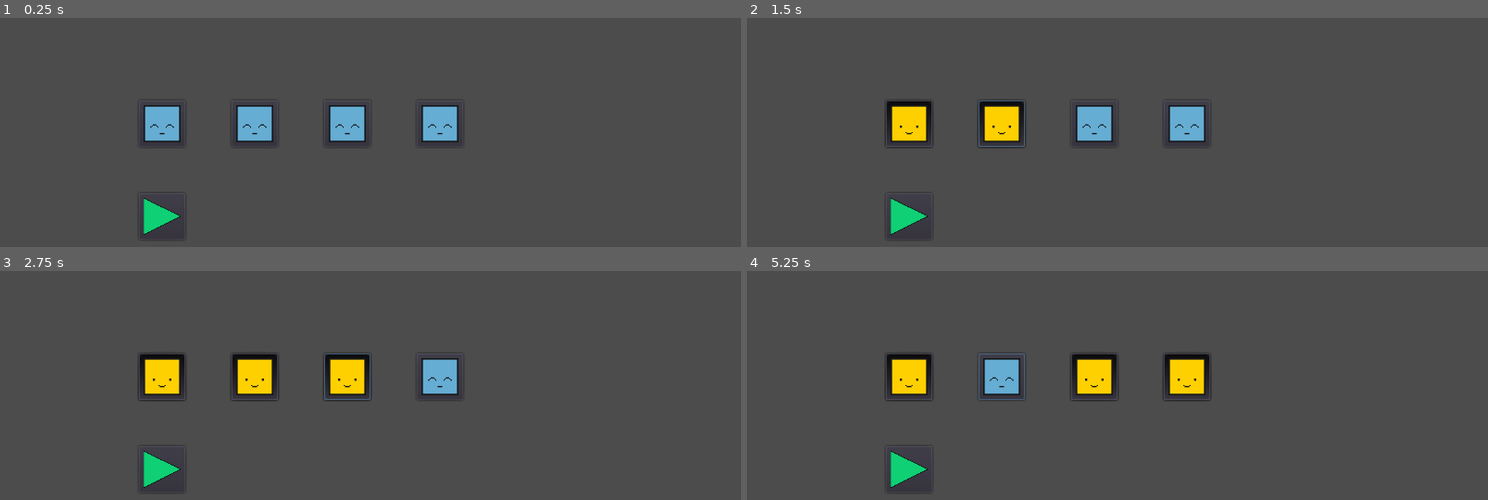
Above: before the commit, frames 1-4 (two rows, left to right).
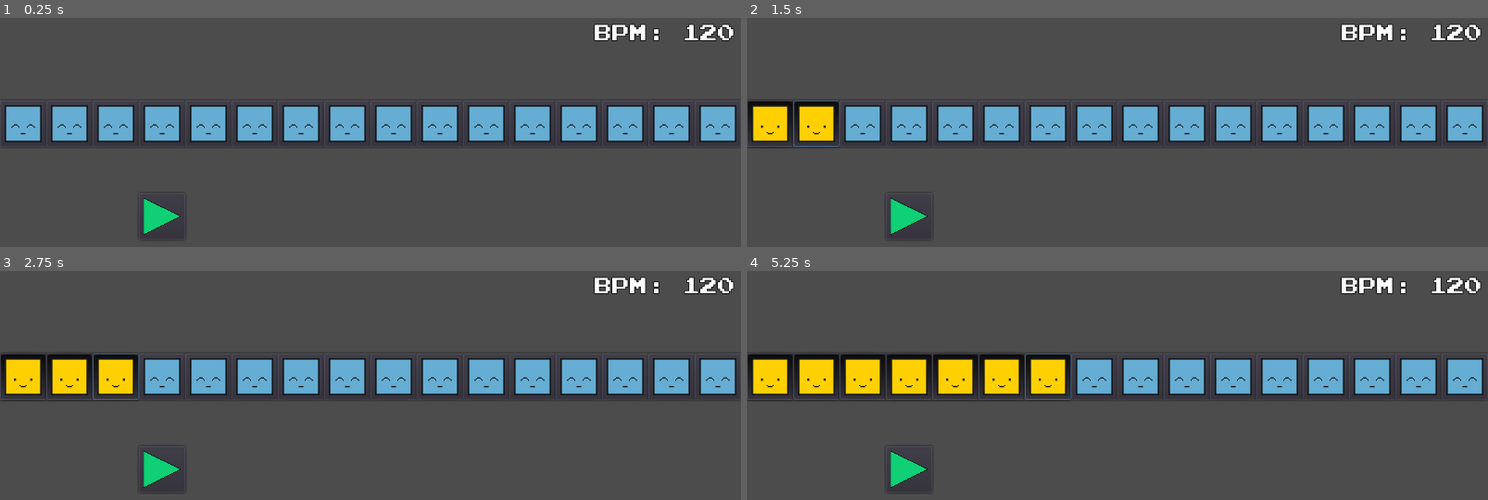
Above: after the commit, the same moments.

Repository: asperkraken/Noisysaurus
Game: Godot game, scene res://objects/MainSystem.tscn
The game is run twice, just before and just after one commit, with the same random seed, the same clock (stepped at 60 frames per second) and the same inputs. The project has no main scene, so this scene is started directly. Sound files missing from this copy of the repository are replaced by a short silence.
Inputs (mouse positions are in pixels of both pictures, inside the frame that each line leads up to; where the layout moved, square brackets give the same spot in the first picture):
- Up to frame 1 (0.25 s): no input
- Up to frame 2 (1.5 s): click (769, 123) [910, 123] at 0.5 s; click (813, 123) [998, 123] at 1.25 s
- Up to frame 3 (2.75 s): click (118, 376) [348, 376] at 2 s
- Up to frame 4 (5.25 s): click (910, 376) [1184, 376] at 2.75 s; click (954, 376) at 3.52 s; click (998, 376) at 4.27 s; click (1050, 376) at 5.02 s

The runs differ from the first frame. In frame 1, 11% of the frame differs, in the area x 0-100%, y 2-56%; in frame 2, 14%; in frame 3, 15%; in frame 4, 16%, in the area x 0-100%, y 2-57%.

Commit message:
UI elements updated
-Added highlight cursors for current steps
-Coded for steps to control highlighters

Diff:
--- a/objects/MainSystem.gd
+++ b/objects/MainSystem.gd
@@ -1,79 +1,127 @@
 extends Control
 
+## make sure bpm is float so errors
+export var _bpm : float = 120.0
+## clock reference bpm
+var _clock = _bpm
+## math for clock time
+var _realTime = (30/_clock)
+var _note = float(_realTime)
 
-export var _bpm : int = 120
-var _clock = _bpm
-var _realTime = _clock/60000
-var _note = _realTime/16
-
+## sequencing logic
 var _isPlaying = false
 var _sequenceState = 0
 var _track1steps = []
 
-
-func _ready():
-	_clockUpdate()
-	_track1steps = [$Step0,$Step1,$Step2,$Step3]
+## ui element pointer
+var _pastCursor
 
 
-
-func _clockUpdate():
-	_clock = _bpm
-	_realTime = _clock/60000
-	_note = _realTime/16
+func _ready(): ## fill array with steps of track
+	_track1steps = get_tree().get_nodes_in_group("track1")
 
 
-func _sequencer():
-	_clockUpdate()
+func _clocking(): ## function to update clocking in real time
+	_clock = _bpm
+	_realTime = (30/_clock)
+	_note = float(_realTime)
+
+	$BpmLabel.set_text("BPM: "+str(_bpm))
+
+
+func _sequencer(): ## state machine for sequencer
 	$MasterClock.start(_note)
 
-
 	match _sequenceState:
-		0:
+		0: ## error handling for end step
+			if _isPlaying and $Step15._isTrig:
+				$Step15._hasTriggered = true
+			_trigger($Step0)
+		1: ## error handling for end step
+			if _isPlaying and $Step15._isTrig:
+				$Step15._hasTriggered = false
+			_trigger($Step1)
+		2:
+			_trigger($Step2)
+		3:
+			_trigger($Step3)
+		4:
+			_trigger($Step4)
+		5:
+			_trigger($Step5)
+		6:
+			_trigger($Step6)
+		7:
+			_trigger($Step7)
+		8:
+			_trigger($Step8)
+		9:
+			_trigger($Step9)
+		10:
+			_trigger($Step10)
+		11:
+			_trigger($Step11)
+		12:
+			_trigger($Step12)
+		13:
+			_trigger($Step13)
+		14:
+			_trigger($Step14)
+		15:
+			_trigger($Step15)
+		16: ## blank state for holding end graphic
 			_sequenceState+=1
-			if $Step0._isTrig:
-				$Step0._play()
-		1:
-			_sequenceState+=1
-			if $Step1._isTrig:
-				$Step1._play()
-		2:
-			_sequenceState+=1
-			if $Step2._isTrig:
-				$Step2._play()
-		3:
-			_sequenceState+=1
-			if $Step3._isTrig:
-				$Step3._play()
 
 
-func _process(_delta):
-	if _sequenceState > 3:
-		_sequenceState = 0
-		for _s in _track1steps:
-			_s._hasTriggered = false
+func _trigger(_target:Button): ## function progresses state, uses button state to play sound
+	if _pastCursor != null: ## update tracking cursor if not null
+		_pastCursor.visible = false
 
 
-	_realTime = (_bpm/60000)*_delta
-	_note = (_realTime/16)*_delta
+	_sequenceState+=1
+	_target._highlight.visible = true
+	_pastCursor = _target._highlight
 
 
-func _on_MasterClock_timeout():
+	if _target._isTrig:
+		_target._play()
+
+
+func _process(_delta): ## listen for clock and reset every frame
+	_clocking()
+
+	if _sequenceState > 16: ## reset sequence at end
+		_trigRefresh()
+		_sequenceState = 0
+		_sequencer()
+
+
+func _trigRefresh(): ## reset trigger gfx
+	for _s in _track1steps:
+		_s._hasTriggered = false
+		_s._highlight.visible = false
+
+
+func _on_MasterClock_timeout(): ## continue sequencer if running on step end
 	if _isPlaying:
 		_sequencer()
 	else:
 		$MasterClock.stop()
 
 
-func _on_PlayButton_pressed():
+func _on_PlayButton_pressed(): ## control playing logic (main loop)
+	_trigRefresh()
+	_sequenceState = 0
+
 	if !_isPlaying:
 		_sequencer()
 		$MasterClock.start(_note)
 
-
+	## toggle play state
 	_isPlaying = !_isPlaying
 
-	if _isPlaying:
+
+	if _isPlaying: ## graphics update
 		$PlayButton.icon = load("res://graphics/stop_icon.png")
 	else:
 		$PlayButton.icon = load("res://graphics/play_icon.png")
--- a/objects/MainSystem.tscn
+++ b/objects/MainSystem.tscn
@@ -1,40 +1,34 @@
-[gd_scene load_steps=4 format=2]
+[gd_scene load_steps=6 format=2]
 
 [ext_resource path="res://objects/Step.tscn" type="PackedScene" id=1]
 [ext_resource path="res://objects/MainSystem.gd" type="Script" id=2]
 [ext_resource path="res://graphics/play_icon.png" type="Texture" id=3]
+[ext_resource path="res://graphics/prstartk.ttf" type="DynamicFontData" id=4]
+
+[sub_resource type="DynamicFont" id=1]
+size = 25
+outline_size = 1
+outline_color = Color( 0, 0, 0, 1 )
+font_data = ExtResource( 4 )
 
 [node name="MainSystem" type="Control"]
 anchor_right = 1.0
 anchor_bottom = 1.0
 script = ExtResource( 2 )
-_bpm = 90
-
-[node name="MasterClock" type="Timer" parent="."]
-
-[node name="Step0" parent="." groups=["track1"] instance=ExtResource( 1 )]
-margin_left = 192.0
-margin_top = 128.0
-margin_right = 256.0
-margin_bottom = 192.0
-
-[node name="Step1" parent="." groups=["track1"] instance=ExtResource( 1 )]
-margin_left = 320.0
-margin_top = 128.0
-margin_right = 384.0
-margin_bottom = 192.0
-
-[node name="Step2" parent="." groups=["track1"] instance=ExtResource( 1 )]
-margin_left = 448.0
-margin_top = 128.0
-margin_right = 512.0
-margin_bottom = 192.0
-
-[node name="Step3" parent="." groups=["track1"] instance=ExtResource( 1 )]
-margin_left = 576.0
-margin_top = 128.0
-margin_right = 640.0
-margin_bottom = 192.0
+
+[node name="BpmLabel" type="Label" parent="."]
+anchor_right = 0.031
+margin_left = 768.0
+margin_top = 8.0
+margin_right = 984.256
+margin_bottom = 64.0
+custom_fonts/font = SubResource( 1 )
+text = "BPM: 120"
+align = 2
+valign = 1
+__meta__ = {
+"_edit_lock_": true
+}
 
 [node name="PlayButton" type="Button" parent="."]
 margin_left = 192.0
@@ -45,7 +39,217 @@
 icon_align = 1
 expand_icon = true
 
+[node name="MasterClock" type="Timer" parent="."]
+
+[node name="Step0" parent="." groups=["track1"] instance=ExtResource( 1 )]
+anchor_top = 0.0138889
+anchor_bottom = 0.0138889
+margin_top = 120.0
+margin_right = 64.0
+margin_bottom = 184.0
+
+[node name="CurrentStep" parent="Step0" index="1"]
+modulate = Color( 0.384314, 1, 0, 1 )
+position = Vector2( 32, 32 )
+scale = Vector2( 1, 1 )
+
+[node name="Step1" parent="." groups=["track1"] instance=ExtResource( 1 )]
+anchor_top = 0.0138889
+anchor_bottom = 0.0138889
+margin_left = 64.0
+margin_top = 120.0
+margin_right = 128.0
+margin_bottom = 184.0
+
+[node name="CurrentStep" parent="Step1" index="1"]
+position = Vector2( 32, 32 )
+scale = Vector2( 1, 1 )
+
+[node name="Step2" parent="." groups=["track1"] instance=ExtResource( 1 )]
+anchor_top = 0.0138889
+anchor_bottom = 0.0138889
+margin_left = 128.0
+margin_top = 120.0
+margin_right = 192.0
+margin_bottom = 184.0
+
+[node name="CurrentStep" parent="Step2" index="1"]
+position = Vector2( 32, 32 )
+scale = Vector2( 1, 1 )
+
+[node name="Step3" parent="." groups=["track1"] instance=ExtResource( 1 )]
+anchor_top = 0.0138889
+anchor_bottom = 0.0138889
+margin_left = 192.0
+margin_top = 120.0
+margin_right = 256.0
+margin_bottom = 184.0
+
+[node name="CurrentStep" parent="Step3" index="1"]
+position = Vector2( 32, 32 )
+scale = Vector2( 1, 1 )
+
+[node name="Step4" parent="." groups=["track1"] instance=ExtResource( 1 )]
+anchor_top = 0.0138889
+anchor_bottom = 0.0138889
+margin_left = 256.0
+margin_top = 120.0
+margin_right = 320.0
+margin_bottom = 184.0
+
+[node name="CurrentStep" parent="Step4" index="1"]
+position = Vector2( 32, 32 )
+scale = Vector2( 1, 1 )
+
+[node name="Step5" parent="." groups=["track1"] instance=ExtResource( 1 )]
+anchor_top = 0.0138889
+anchor_bottom = 0.0138889
+margin_left = 320.0
+margin_top = 120.0
+margin_right = 384.0
+margin_bottom = 184.0
+
+[node name="CurrentStep" parent="Step5" index="1"]
+position = Vector2( 32, 32 )
+scale = Vector2( 1, 1 )
+
+[node name="Step6" parent="." groups=["track1"] instance=ExtResource( 1 )]
+anchor_top = 0.0138889
+anchor_bottom = 0.0138889
+margin_left = 384.0
+margin_top = 120.0
+margin_right = 448.0
+margin_bottom = 184.0
+
+[node name="CurrentStep" parent="Step6" index="1"]
+position = Vector2( 32, 32 )
+scale = Vector2( 1, 1 )
+
+[node name="Step7" parent="." groups=["track1"] instance=ExtResource( 1 )]
+anchor_top = 0.0138889
+anchor_bottom = 0.0138889
+margin_left = 448.0
+margin_top = 120.0
+margin_right = 512.0
+margin_bottom = 184.0
+
+[node name="CurrentStep" parent="Step7" index="1"]
+position = Vector2( 32, 32 )
+scale = Vector2( 1, 1 )
+
+[node name="Step8" parent="." groups=["track1"] instance=ExtResource( 1 )]
+anchor_top = 0.0138889
+anchor_bottom = 0.0138889
+margin_left = 512.0
+margin_top = 120.0
+margin_right = 576.0
+margin_bottom = 184.0
+
+[node name="CurrentStep" parent="Step8" index="1"]
+position = Vector2( 32, 32 )
+scale = Vector2( 1, 1 )
+
+[node name="Step9" parent="." groups=["track1"] instance=ExtResource( 1 )]
+anchor_top = 0.0138889
+anchor_bottom = 0.0138889
+margin_left = 576.0
+margin_top = 120.0
+margin_right = 640.0
+margin_bottom = 184.0
+
+[node name="CurrentStep" parent="Step9" index="1"]
+position = Vector2( 32, 32 )
+scale = Vector2( 1, 1 )
+
+[node name="Step10" parent="." groups=["track1"] instance=ExtResource( 1 )]
+anchor_top = 0.0138889
+anchor_bottom = 0.0138889
+margin_left = 640.0
+margin_top = 120.0
+margin_right = 704.0
+margin_bottom = 184.0
+
+[node name="CurrentStep" parent="Step10" index="1"]
+position = Vector2( 32, 32 )
+scale = Vector2( 1, 1 )
+
+[node name="Step11" parent="." groups=["track1"] instance=ExtResource( 1 )]
+anchor_top = 0.0138889
+anchor_bottom = 0.0138889
+margin_left = 704.0
+margin_top = 120.0
+margin_right = 768.0
+margin_bottom = 184.0
+
+[node name="CurrentStep" parent="Step11" index="1"]
+position = Vector2( 32, 32 )
+scale = Vector2( 1, 1 )
+
+[node name="Step12" parent="." groups=["track1"] instance=ExtResource( 1 )]
+anchor_top = 0.0138889
+anchor_bottom = 0.0138889
+margin_left = 768.0
+margin_top = 120.0
+margin_right = 832.0
+margin_bottom = 184.0
+
+[node name="CurrentStep" parent="Step12" index="1"]
+position = Vector2( 32, 32 )
+scale = Vector2( 1, 1 )
+
+[node name="Step13" parent="." groups=["track1"] instance=ExtResource( 1 )]
+anchor_top = 0.0138889
+anchor_bottom = 0.0138889
+margin_left = 832.0
+margin_top = 120.0
+margin_right = 896.0
+margin_bottom = 184.0
+
+[node name="CurrentStep" parent="Step13" index="1"]
+position = Vector2( 32, 32 )
+scale = Vector2( 1, 1 )
+
+[node name="Step14" parent="." groups=["track1"] instance=ExtResource( 1 )]
+anchor_top = 0.0138889
+anchor_bottom = 0.0138889
+margin_left = 896.0
+margin_top = 120.0
+margin_right = 960.0
+margin_bottom = 184.0
+
+[node name="CurrentStep" parent="Step14" index="1"]
+position = Vector2( 32, 32 )
+scale = Vector2( 1, 1 )
+
+[node name="Step15" parent="." groups=["track1"] instance=ExtResource( 1 )]
+anchor_top = 0.0138889
+anchor_bottom = 0.0138889
+margin_left = 960.0
+margin_top = 120.0
+margin_right = 1024.0
+margin_bottom = 184.0
+
+[node name="CurrentStep" parent="Step15" index="1"]
+modulate = Color( 1, 0, 0, 1 )
+position = Vector2( 32, 32 )
+scale = Vector2( 1, 1 )
+
+[connection signal="pressed" from="PlayButton" to="." method="_on_PlayButton_pressed"]
 [connection signal="timeout" from="MasterClock" to="." method="_on_MasterClock_timeout"]
-[connection signal="pressed" from="PlayButton" to="." method="_on_PlayButton_pressed"]
 
 [editable path="Step0"]
+[editable path="Step1"]
+[editable path="Step2"]
+[editable path="Step3"]
+[editable path="Step4"]
+[editable path="Step5"]
+[editable path="Step6"]
+[editable path="Step7"]
+[editable path="Step8"]
+[editable path="Step9"]
+[editable path="Step10"]
+[editable path="Step11"]
+[editable path="Step12"]
+[editable path="Step13"]
+[editable path="Step14"]
+[editable path="Step15"]
--- a/objects/Step.gd
+++ b/objects/Step.gd
@@ -8,12 +8,13 @@
 
 ## logic
 var _isTrig = false ## is this a sound trigger?
-var _hasTriggered = false ## has this sound triggered?
+var _hasTriggered = false ## has this sound triggered? (changes graphic)
 onready var _cue = $Cue ## sound file ref
+onready var _highlight = $CurrentStep ## highlight frame
 
 
 func _process(_delta):
-	if pressed: ## button will handle own graphics and trig reporting
+	if pressed: ## button will handle own graphics, cursor and trig reporting
 		_isTrig = true
 		if !_hasTriggered:
 			icon = _READY
@@ -24,6 +25,7 @@
 		_isTrig = false
 
 
+## external functions for play and stop
 func _play():
 	_hasTriggered = true
 	$Cue.play()
@@ -33,5 +35,6 @@
 	$Cue.stop()
 
 
-func _on_Cue_finished():
-	icon = _READY
+## notify of mouse entry (use for menu)
+func _on_Step0_mouse_entered():
+	print("Mouse entered area of "+str(self))
--- a/objects/Step.tscn
+++ b/objects/Step.tscn
@@ -1,21 +1,31 @@
-[gd_scene load_steps=4 format=2]
+[gd_scene load_steps=5 format=2]
 
 [ext_resource path="res://graphics/rest.png" type="Texture" id=1]
 [ext_resource path="res://objects/Step.gd" type="Script" id=2]
 [ext_resource path="res://sound/hh01.wav" type="AudioStream" id=3]
+[ext_resource path="res://graphics/basicframe.png" type="Texture" id=4]
 
 [node name="Step0" type="Button"]
-margin_left = -32.0
-margin_top = -32.0
-margin_right = 32.0
-margin_bottom = 32.0
+margin_right = 56.0
+margin_bottom = 56.0
+mouse_filter = 1
 toggle_mode = true
+action_mode = 0
 icon = ExtResource( 1 )
 icon_align = 1
 expand_icon = true
 script = ExtResource( 2 )
+__meta__ = {
+"_edit_use_anchors_": true
+}
 
 [node name="Cue" type="AudioStreamPlayer" parent="."]
 stream = ExtResource( 3 )
 
-[connection signal="finished" from="Cue" to="." method="_on_Cue_finished"]
+[node name="CurrentStep" type="Sprite" parent="."]
+visible = false
+position = Vector2( 28, 28 )
+scale = Vector2( 0.875, 0.875 )
+texture = ExtResource( 4 )
+
+[connection signal="mouse_entered" from="." to="." method="_on_Step0_mouse_entered"]
--- a/project.godot
+++ b/project.godot
@@ -12,6 +12,10 @@
 
 config/name="Noisysaurus"
 config/icon="res://icon.png"
+
+[debug]
+
+settings/fps/force_fps=30
 
 [display]
 
Binary file changed: graphics/basicframe.png
Binary file added: graphics/prstartk.ttf
